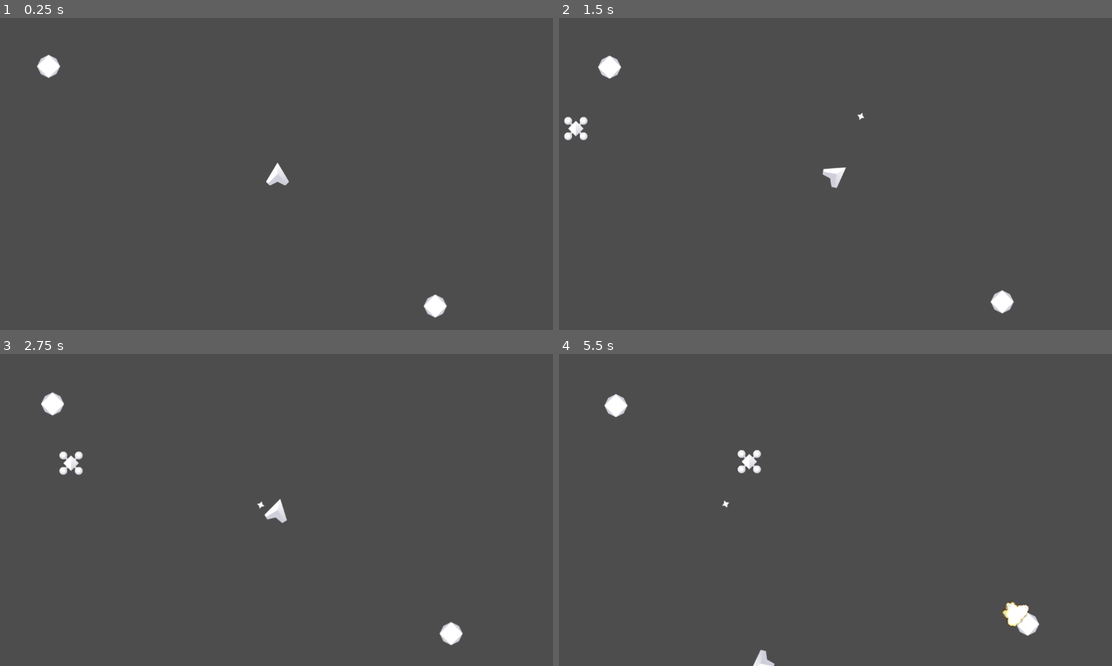
Above: before the commit, frames 1-4 (two rows, left to right).
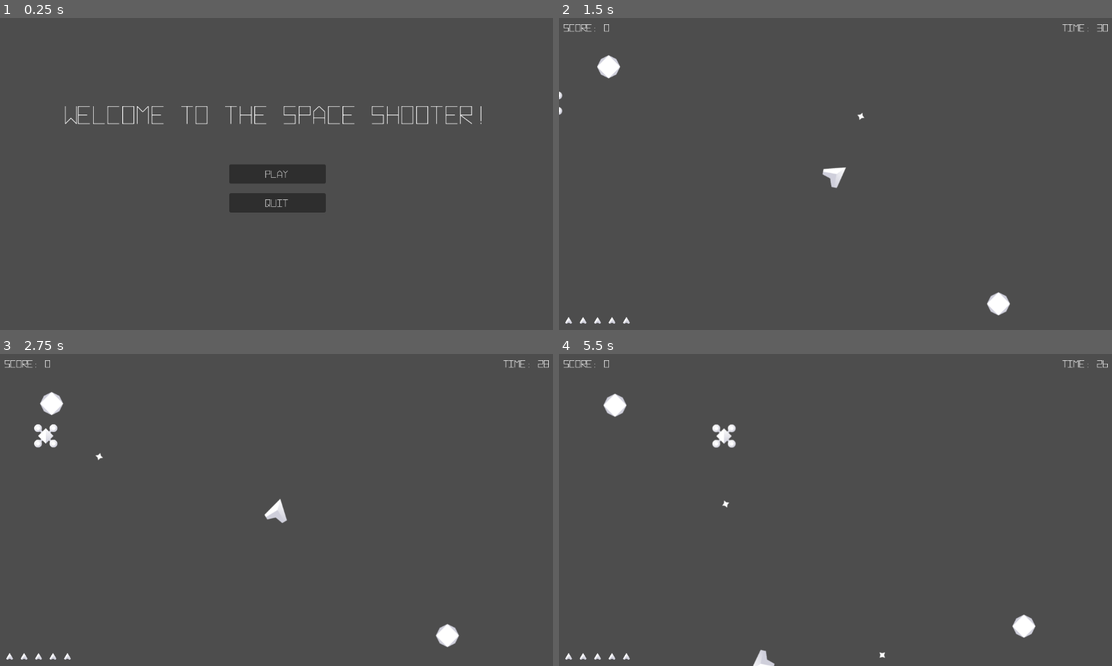
Above: after the commit, the same moments.

Repository: jrosebr/Space-Shooter
Game: Godot game, scene res://UI/main_menu.tscn
Two runs of this game, one before a commit and one after it. Both use one fixed random seed, a clock stepped at 60 frames per second and the inputs below. Before the commit the project starts from res://game.tscn.
Inputs (mouse positions are in pixels of both pictures, inside the frame that each line leads up to):
- Up to frame 1 (0.25 s): no input
- Up to frame 2 (1.5 s): click (835, 174) at 0.5 s, where only the run after the commit has a clickable "Play"; hold D (Right) from 1.28 s (still down); tap Space (Shoot) at 1.35 s
- Up to frame 3 (2.75 s): release D (Right) at 2.03 s; hold A (Left) from 2.03 s (still down); tap Space (Shoot) at 2.1 s
- Up to frame 4 (5.5 s): release A (Left) at 2.78 s; hold D (Right) 2.78-3.53 s; tap Space (Shoot) every 0.75 s from 2.85 to 5.1 s; hold W (Forward) 3.53-4.28 s; hold A (Left) from 4.28 s (still down)

The runs differ from the first frame. In frame 1, 3.3% of the frame differs, in the area x 6-88%, y 11-96%; in frame 2, 0.7%; in frame 3, 0.9%; in frame 4, 1.1%.

Commit message:
Did Project 2 Part 4

Diff:
--- a/Asteroid/asteroid.gd
+++ b/Asteroid/asteroid.gd
@@ -9,12 +9,13 @@
 # Called every frame. 'delta' is the elapsed time since the previous frame.
 func _physics_process(_delta):
 	move_and_slide()
-	position.x = wrapf(position.x, 0, 1152)
-	position.y = wrapf(position.y, 0, 648)
+	position.x = wrapf(position.x, 0, Global.VP.x)
+	position.y = wrapf(position.y, 0, Global.VP.y)
 
 	print(velocity.length())
 
 func damage(d):
 	health -= d
 	if health <= 0:
+		Global.update_score(100)
 		queue_free()
--- a/Enemy/Enemy.gd
+++ b/Enemy/Enemy.gd
@@ -18,7 +18,7 @@
 func _physics_process(_delta):
 	position += direction
 	position.y = initial_position.y + sin(position.x / 20) * wobble
-	if position.x > 1200:
+	if position.x > Global.VP.x:
 		queue_free()
 
 
@@ -36,6 +36,7 @@
 func damage(d):
 	health -= d
 	if health <= 0:
+		Global.update_score(500)
 		queue_free()
 
 func _on_area_2d_body_entered(body):
--- a/Player/Player.gd
+++ b/Player/Player.gd
@@ -28,8 +28,8 @@
 	velocity += get_input() * speed
 	velocity = velocity.normalized() * clamp(velocity.length(), 0, max_speed)
 
-	position.x = wrapf(position.x, 0, 1152)
-	position.y = wrapf(position.y, 0, 648)
+	position.x = wrapf(position.x, 0, Global.VP.x)
+	position.y = wrapf(position.y, 0, Global.VP.y)
 	velocity = velocity.normalized() * clamp(velocity.length(), 0, max_speed)
 
 	move_and_slide()
@@ -53,6 +53,7 @@
 			explosion.global_position = global_position
 			hide()
 			await explosion.animation_finished
+		Global.update_lives(-1)
 		queue_free()
 
 
--- /dev/null
+++ b/UI/End_Game.gd
@@ -0,0 +1,12 @@
+extends Control
+
+func _ready():
+	$Label.text = "Thanks for Playing!\nYour final score was " + str(Global.score) + "."
+
+func _on_play_pressed():
+	Global.reset()
+	get_tree().change_scene_to_file("res://game.tscn")
+
+
+func _on_quit_pressed():
+	get_tree().quit()
--- /dev/null
+++ b/UI/HUD.gd
@@ -0,0 +1,37 @@
+extends Control
+
+var Indicator = load("res://UI/indicator.tscn")
+var lives_pos = Vector2(20, Global.VP.y - 20)
+var lives_index = 30
+
+
+
+func _ready():
+	update_score()
+	update_time()
+	update_lives()
+
+
+func update_score():
+	$Score.text = "Score: " + str(Global.score)
+
+func update_time():
+	$Time.text = "Time: " + str(Global.time)
+
+func update_lives():
+	lives_pos = Vector2(20, Global.VP.y - 20)
+
+	for child in $Indicator_Container.get_children():
+		child.queue_free()
+
+	for i in range(Global.lives):
+		var indicator = Indicator.instantiate()
+		indicator.position = lives_pos + Vector2(lives_index * i, 0)
+		$Indicator_Container.add_child(indicator)
+
+func _on_timer_timeout():
+	Global.update_time(-1)
+	update_time()
+
+	if Global.time <= 0:
+		get_tree().change_scene_to_file("res://UI/end_game.tscn")
--- /dev/null
+++ b/UI/Menu.gd
@@ -0,0 +1,10 @@
+extends Control
+
+
+func _on_restart_pressed():
+	Global.reset()
+	get_tree().change_scene_to_file("res://game.tscn")
+
+
+func _on_quit_pressed():
+	get_tree().quit()
--- /dev/null
+++ b/UI/end_game.tscn
@@ -0,0 +1,65 @@
+[gd_scene load_steps=4 format=3 uid="uid://byvh0y20sdc8y"]
+
+[ext_resource type="Script" path="res://UI/End_Game.gd" id="1_vm7ga"]
+[ext_resource type="FontFile" uid="uid://b7p0mfljl13rt" path="res://Assets/Hyperspace.otf" id="2_hq1id"]
+[ext_resource type="FontFile" uid="uid://bey0rbtohpqas" path="res://Assets/Hyperspace Bold.otf" id="3_i6jas"]
+
+[node name="End_Game" type="Control"]
+layout_mode = 3
+anchors_preset = 15
+anchor_right = 1.0
+anchor_bottom = 1.0
+grow_horizontal = 2
+grow_vertical = 2
+script = ExtResource("1_vm7ga")
+
+[node name="Label" type="Label" parent="."]
+layout_mode = 1
+anchors_preset = 15
+anchor_right = 1.0
+anchor_bottom = 1.0
+offset_bottom = -248.0
+grow_horizontal = 2
+grow_vertical = 2
+theme_override_fonts/font = ExtResource("2_hq1id")
+theme_override_font_sizes/font_size = 40
+text = "Thanks for playing!"
+horizontal_alignment = 1
+vertical_alignment = 1
+
+[node name="Play" type="Button" parent="."]
+layout_mode = 1
+anchors_preset = 8
+anchor_left = 0.5
+anchor_top = 0.5
+anchor_right = 0.5
+anchor_bottom = 0.5
+offset_left = -100.0
+offset_top = -20.0
+offset_right = 100.0
+offset_bottom = 20.0
+grow_horizontal = 2
+grow_vertical = 2
+theme_override_fonts/font = ExtResource("3_i6jas")
+theme_override_font_sizes/font_size = 20
+text = "Play again?"
+
+[node name="Quit" type="Button" parent="."]
+layout_mode = 1
+anchors_preset = 8
+anchor_left = 0.5
+anchor_top = 0.5
+anchor_right = 0.5
+anchor_bottom = 0.5
+offset_left = -100.0
+offset_top = 40.0
+offset_right = 100.0
+offset_bottom = 80.0
+grow_horizontal = 2
+grow_vertical = 2
+theme_override_fonts/font = ExtResource("3_i6jas")
+theme_override_font_sizes/font_size = 20
+text = "Quit"
+
+[connection signal="pressed" from="Play" to="." method="_on_play_pressed"]
+[connection signal="pressed" from="Quit" to="." method="_on_quit_pressed"]
--- /dev/null
+++ b/UI/indicator.tscn
@@ -0,0 +1,9 @@
+[gd_scene load_steps=2 format=3 uid="uid://uw3i8q3frlfp"]
+
+[ext_resource type="Texture2D" uid="uid://dk0ewy1lufc7c" path="res://Assets/Player.png" id="1_whsnv"]
+
+[node name="Indicator" type="Node2D"]
+
+[node name="Sprite2D" type="Sprite2D" parent="."]
+scale = Vector2(0.3, 0.3)
+texture = ExtResource("1_whsnv")
--- /dev/null
+++ b/UI/main_menu.gd
@@ -0,0 +1,9 @@
+extends Control
+
+
+func _on_play_pressed():
+	get_tree().change_scene_to_file("res://game.tscn")
+
+
+func _on_quit_pressed():
+	get_tree().quit()
--- /dev/null
+++ b/UI/main_menu.tscn
@@ -0,0 +1,65 @@
+[gd_scene load_steps=4 format=3 uid="uid://b1fwp6xk0ekyb"]
+
+[ext_resource type="Script" path="res://UI/main_menu.gd" id="1_35xd4"]
+[ext_resource type="FontFile" uid="uid://b7p0mfljl13rt" path="res://Assets/Hyperspace.otf" id="1_sl6h0"]
+[ext_resource type="FontFile" uid="uid://bey0rbtohpqas" path="res://Assets/Hyperspace Bold.otf" id="2_htqjo"]
+
+[node name="Main_Menu" type="Control"]
+layout_mode = 3
+anchors_preset = 15
+anchor_right = 1.0
+anchor_bottom = 1.0
+grow_horizontal = 2
+grow_vertical = 2
+script = ExtResource("1_35xd4")
+
+[node name="Label" type="Label" parent="."]
+layout_mode = 1
+anchors_preset = 15
+anchor_right = 1.0
+anchor_bottom = 1.0
+offset_bottom = -248.0
+grow_horizontal = 2
+grow_vertical = 2
+theme_override_fonts/font = ExtResource("1_sl6h0")
+theme_override_font_sizes/font_size = 50
+text = "Welcome to the Space Shooter!"
+horizontal_alignment = 1
+vertical_alignment = 1
+
+[node name="Play" type="Button" parent="."]
+layout_mode = 1
+anchors_preset = 8
+anchor_left = 0.5
+anchor_top = 0.5
+anchor_right = 0.5
+anchor_bottom = 0.5
+offset_left = -100.0
+offset_top = -20.0
+offset_right = 100.0
+offset_bottom = 20.0
+grow_horizontal = 2
+grow_vertical = 2
+theme_override_fonts/font = ExtResource("2_htqjo")
+theme_override_font_sizes/font_size = 20
+text = "Play"
+
+[node name="Quit" type="Button" parent="."]
+layout_mode = 1
+anchors_preset = 8
+anchor_left = 0.5
+anchor_top = 0.5
+anchor_right = 0.5
+anchor_bottom = 0.5
+offset_left = -100.0
+offset_top = 40.0
+offset_right = 100.0
+offset_bottom = 80.0
+grow_horizontal = 2
+grow_vertical = 2
+theme_override_fonts/font = ExtResource("2_htqjo")
+theme_override_font_sizes/font_size = 20
+text = "Quit"
+
+[connection signal="pressed" from="Play" to="." method="_on_play_pressed"]
+[connection signal="pressed" from="Quit" to="." method="_on_quit_pressed"]
--- a/game.tscn
+++ b/game.tscn
@@ -1,9 +1,13 @@
-[gd_scene load_steps=5 format=3 uid="uid://b74fq0ndcr04"]
+[gd_scene load_steps=9 format=3 uid="uid://b74fq0ndcr04"]
 
 [ext_resource type="PackedScene" uid="uid://6p01uil1joba" path="res://Player/player.tscn" id="1_we8ps"]
 [ext_resource type="Script" path="res://Player/Player_Container.gd" id="2_ej4ie"]
 [ext_resource type="PackedScene" uid="uid://dyvc4debjddp5" path="res://Asteroid/asteroid.tscn" id="2_tduj0"]
 [ext_resource type="PackedScene" uid="uid://ss3isfnppxo" path="res://Enemy/enemy.tscn" id="3_rj6vw"]
+[ext_resource type="FontFile" uid="uid://bey0rbtohpqas" path="res://Assets/Hyperspace Bold.otf" id="5_5slf6"]
+[ext_resource type="Script" path="res://UI/HUD.gd" id="5_l4gmg"]
+[ext_resource type="Script" path="res://UI/Menu.gd" id="7_vr6rf"]
+[ext_resource type="FontFile" uid="uid://b7p0mfljl13rt" path="res://Assets/Hyperspace.otf" id="8_2x6hj"]
 
 [node name="Game" type="Node2D"]
 
@@ -27,3 +31,122 @@
 
 [node name="Enemy" parent="Enemy_Container" instance=ExtResource("3_rj6vw")]
 position = Vector2(400, 200)
+
+[node name="UI" type="CanvasLayer" parent="."]
+
+[node name="HUD" type="Control" parent="UI"]
+layout_mode = 3
+anchors_preset = 15
+anchor_right = 1.0
+anchor_bottom = 1.0
+grow_horizontal = 2
+grow_vertical = 2
+script = ExtResource("5_l4gmg")
+
+[node name="Score" type="Label" parent="UI/HUD"]
+layout_mode = 1
+offset_left = 10.0
+offset_right = 210.0
+offset_bottom = 40.0
+theme_override_fonts/font = ExtResource("5_5slf6")
+theme_override_font_sizes/font_size = 20
+text = "Score: "
+vertical_alignment = 1
+
+[node name="Time" type="Label" parent="UI/HUD"]
+layout_mode = 1
+anchors_preset = 1
+anchor_left = 1.0
+anchor_right = 1.0
+offset_left = -210.0
+offset_right = -10.0
+offset_bottom = 40.0
+grow_horizontal = 0
+theme_override_fonts/font = ExtResource("5_5slf6")
+theme_override_font_sizes/font_size = 20
+text = "Time: "
+horizontal_alignment = 2
+vertical_alignment = 1
+
+[node name="Indicator_Container" type="Control" parent="UI/HUD"]
+layout_mode = 1
+anchors_preset = 15
+anchor_right = 1.0
+anchor_bottom = 1.0
+grow_horizontal = 2
+grow_vertical = 2
+
+[node name="Timer" type="Timer" parent="UI/HUD"]
+autostart = true
+
+[node name="Menu" type="Control" parent="UI"]
+process_mode = 3
+visible = false
+layout_mode = 3
+anchors_preset = 15
+anchor_right = 1.0
+anchor_bottom = 1.0
+grow_horizontal = 2
+grow_vertical = 2
+script = ExtResource("7_vr6rf")
+
+[node name="ColorRect" type="ColorRect" parent="UI/Menu"]
+layout_mode = 1
+anchors_preset = 15
+anchor_right = 1.0
+anchor_bottom = 1.0
+grow_horizontal = 2
+grow_vertical = 2
+color = Color(0, 0, 0, 0.501961)
+
+[node name="Label" type="Label" parent="UI/Menu"]
+layout_mode = 1
+anchors_preset = 15
+anchor_right = 1.0
+anchor_bottom = 1.0
+offset_bottom = -248.0
+grow_horizontal = 2
+grow_vertical = 2
+theme_override_fonts/font = ExtResource("8_2x6hj")
+theme_override_font_sizes/font_size = 60
+text = "Pause Menu"
+horizontal_alignment = 1
+vertical_alignment = 1
+
+[node name="Restart" type="Button" parent="UI/Menu"]
+layout_mode = 1
+anchors_preset = 8
+anchor_left = 0.5
+anchor_top = 0.5
+anchor_right = 0.5
+anchor_bottom = 0.5
+offset_left = -100.0
+offset_top = -20.0
+offset_right = 100.0
+offset_bottom = 20.0
+grow_horizontal = 2
+grow_vertical = 2
+theme_override_fonts/font = ExtResource("5_5slf6")
+theme_override_font_sizes/font_size = 20
+text = "Restart Game"
+
+[node name="Quit" type="Button" parent="UI/Menu"]
+layout_mode = 1
+anchors_preset = 8
+anchor_left = 0.5
+anchor_top = 0.5
+anchor_right = 0.5
+anchor_bottom = 0.5
+offset_left = -100.0
+offset_top = 40.0
+offset_right = 100.0
+offset_bottom = 80.0
+grow_horizontal = 2
+grow_vertical = 2
+theme_override_fonts/font = ExtResource("5_5slf6")
+theme_override_font_sizes/font_size = 20
+text = "Quit"
+
+[connection signal="timeout" from="UI/HUD/Timer" to="UI/HUD" method="_on_timer_timeout"]
+[connection signal="pressed" from="UI/Menu/Restart" to="UI/Menu" method="_on_restart_pressed"]
+[connection signal="pressed" from="UI/Menu/Quit" to="UI/Menu" method="_on_quit_pressed"]
--- a/global.gd
+++ b/global.gd
@@ -1,12 +1,76 @@
 extends Node
+
+var VP = Vector2.ZERO
+
+var score = 0
+var lives = 0
+var time = 0
 
 
 # Called when the node enters the scene tree for the first time.
 func _ready():
+	process_mode = Node.PROCESS_MODE_ALWAYS
 	randomize()
+	VP = get_viewport().size
+	var _signal = get_tree().get_root().size_changed.connect(_resize)
+	reset()
 
 
 # Called every frame. 'delta' is the elapsed time since the previous frame.
 func _process(_delta):
-	if Input.is_action_pressed("Quit"):
-		get_tree().quit()
+	if Input.is_action_just_pressed("Quit"):
+		var menu = get_node_or_null("/root/Game/UI/Menu")
+
+		if menu == null:
+			get_tree().quit()
+		else:
+
+			if menu.visible:
+				get_tree().paused = false
+				menu.hide()
+			else:
+				get_tree().paused = true
+				menu.show()
+
+	var Asteroid_Container = get_node_or_null("/root/Game/Asteroid_Container")
+	var Enemy_Container = get_node_or_null("/root/Game/Enemy_Container")
+	if Asteroid_Container != null and Enemy_Container != null:
+		if Asteroid_Container.get_child_count() == 0 and Enemy_Container.get_child_count() == 0:
+			get_tree().change_scene_to_file("res://UI/end_game.tscn")
+
+
+func update_lives(l):
+	lives += l
+
+	var hud = get_node_or_null("/root/Game/UI/HUD")
+	if hud != null:
+		hud.update_lives()
+
+	if lives < 0:
+		get_tree().change_scene_to_file("res://UI/end_game.tscn")
+
+
+func update_score(s):
+	score += s
+	var hud = get_node_or_null("/root/Game/UI/HUD")
+	if hud != null:
+		hud.update_score()
+
+
+func _resize():
+	VP = get_viewport().size
+
+	var hud = get_node_or_null("/root/Game/UI/HUD")
+	if hud != null:
+		hud.update_lives()
+
+
+func update_time(t):
+	time += t
+
+
+func reset():
+	get_tree().paused = false
+	score = 0
+	time = 30
+	lives = 5
--- a/project.godot
+++ b/project.godot
@@ -11,7 +11,7 @@
 [application]
 
 config/name="Space-shooter"
-run/main_scene="res://game.tscn"
+run/main_scene="res://UI/main_menu.tscn"
 config/features=PackedStringArray("4.1", "Forward Plus")
 config/icon="res://icon.svg"
 
Binary file added: Assets/Hyperspace Bold Italic.otf
Not shown, added: Assets/Hyperspace Bold Italic.otf.import
Binary file added: Assets/Hyperspace Bold.otf
Not shown, added: Assets/Hyperspace Bold.otf.import
Binary file added: Assets/Hyperspace Italic.otf
Not shown, added: Assets/Hyperspace Italic.otf.import
Binary file added: Assets/Hyperspace.otf
Not shown, added: Assets/Hyperspace.otf.import
